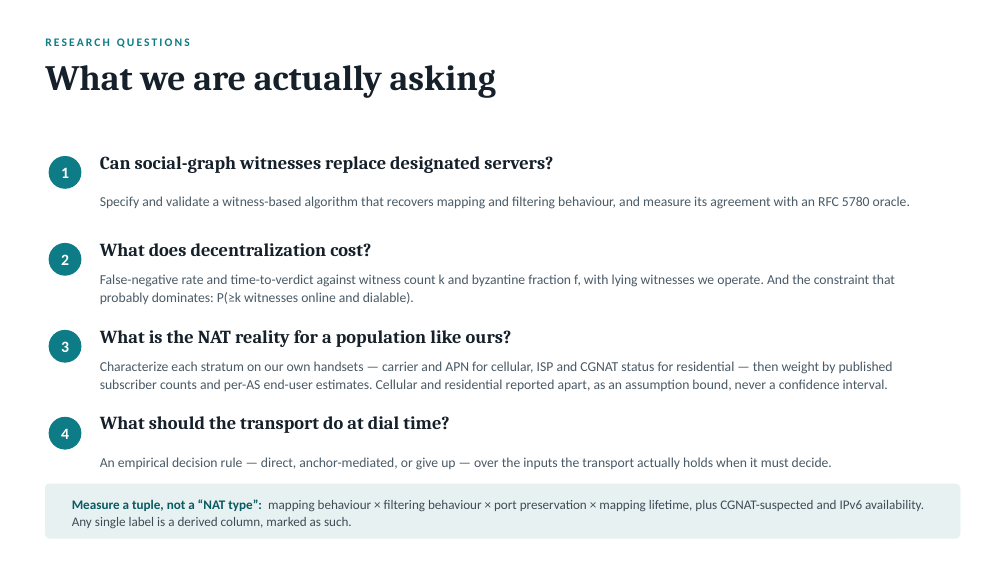
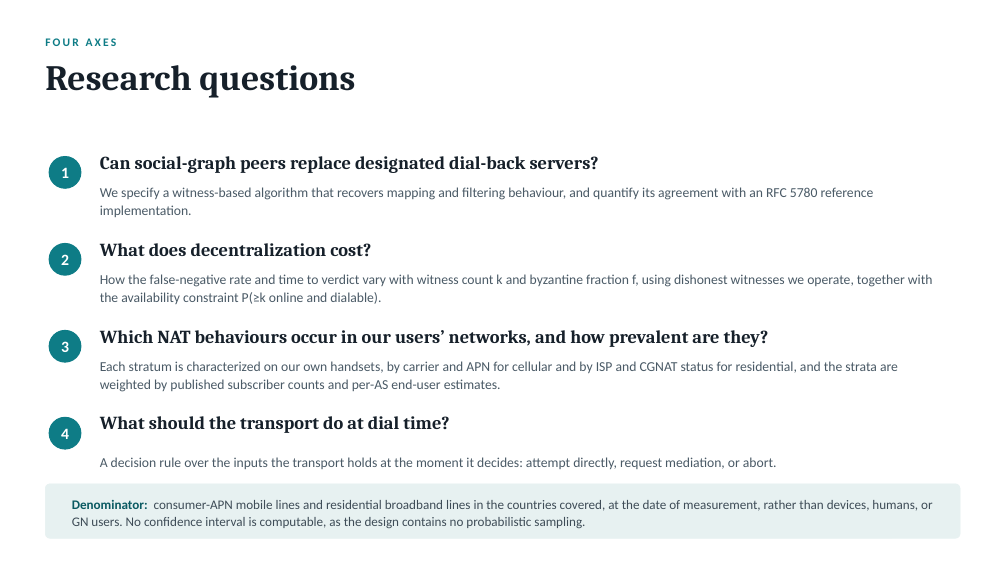
Before and after one commit to danbachar/grassroots-networking, a slide deck: slide 9 of docs/student-projects/grassroots-nat-project.pptx. Drawn at 1008x567 pixels with LibreOffice and Linux fonts; fonts in the diff are those of the drawing. Boxes give left, top, right and bottom in pixels: in the first picture for what was removed or moved away, otherwise in the second. Text is boxed around its words. In the diff, an @@ line names an element or a change of style, - is before the commit and + after.

```diff
--- a/docs/student-projects/grassroots-nat-project.pptx
+++ b/docs/student-projects/grassroots-nat-project.pptx
@@ text "Research questions" at [45, 65, 355, 98]: vertical alignment middle to top @@
@@ text added at [45, 38, 117, 46], 11 pt, text #0E7C86, bold @@
+FOUR AXES
@@ text at [45, 65, 355, 98]: text changed; size 11 to 34 pt; font Calibri to Cambria; text colour #0E7C86 to #16202A @@
-RESEARCH QUESTIONS
+Research questions
@@ text removed at [45, 65, 496, 98] @@
-What we are actually asking
@@ text at [100, 156, 599, 173]: text changed @@
-Can social-graph witnesses replace designated servers?
+Can social-graph peers replace designated dial-back servers?
@@ text at [100, 187, 874, 217]: text changed @@
-Specify and validate a witness-based algorithm that recovers mapping and filtering behaviour, and measure its agreement with an RFC 5780 oracle.
+We specify a witness-based algorithm that recovers mapping and filtering behaviour, and quantify its agreement with an RFC 5780 reference implementation.
@@ text at [100, 274, 933, 304]: text changed @@
-False-negative rate and time-to-verdict against witness count k and byzantine fraction f, with lying witnesses we operate. And the constraint that probably dominates: P(≥k witnesses online and dialable).
+How the false-negative rate and time to verdict vary with witness count k and byzantine fraction f, using dishonest witnesses we operate, together with the availability constraint P(≥k online and dialable).
@@ text at [100, 330, 769, 347]: text changed @@
-What is the NAT reality for a population like ours?
+Which NAT behaviours occur in our users’ networks, and how prevalent are they?
@@ text at [100, 361, 898, 392]: text changed @@
-Characterize each stratum on our own handsets — carrier and APN for cellular, ISP and CGNAT status for residential — then weight by published subscriber counts and per-AS end-user estimates. Cellular and residential reported apart, as an assumption bound, never a confidence interval.
+Each stratum is characterized on our own handsets, by carrier and APN for cellular and by ISP and CGNAT status for residential, and the strata are weighted by published subscriber counts and per-AS end-user estimates.
@@ text at [100, 457, 777, 469]: text changed @@
-An empirical decision rule — direct, anchor-mediated, or give up — over the inputs the transport actually holds when it must decide.
+A decision rule over the inputs the transport holds at the moment it decides: attempt directly, request mediation, or abort.
@@ text at [72, 500, 932, 528]: text changed @@
-Measure a tuple, not a “NAT type”: mapping behaviour × filtering behaviour × port preservation × mapping lifetime, plus CGNAT-suspected and IPv6 availability. Any single label is a derived column, marked as such.
+Denominator: consumer-APN mobile lines and residential broadband lines in the countries covered, at the date of measurement, rather than devices, humans, or GN users. No confidence interval is computable, as the design contains no probabilistic sampling.
```
Also in this commit, not shown: 10 other slides changed, 3 other files.
